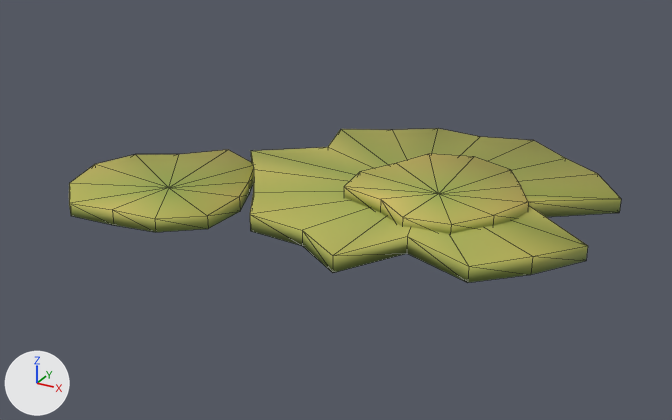
Two versions of the glTF model public/assets/flora/lichen.lod2.glb, one commit apart.
Camera for both pictures: a 50 mm lens placed at (0.249, -0.583, 0.265), pointed at (-0.057, -0.028, -0.013). The axes (+X, +Y, +Z) are drawn at lower left. The lights are the same throughout. The older version comes first. Mesh edges are drawn as thin lines.

Objects in the first picture: 'lichen_s1_lod2'.
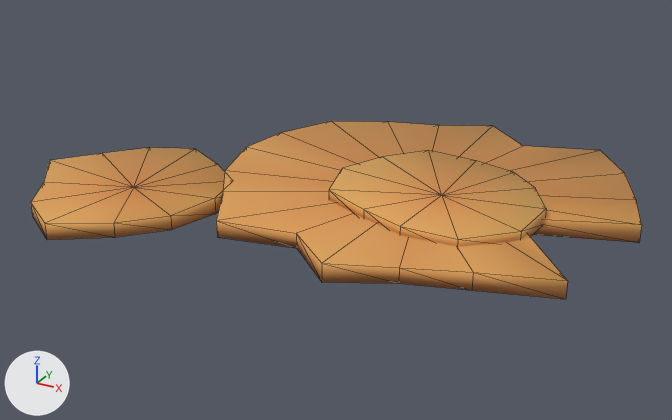
What differs and where, as boxes [x1, y1, x2, y2] in the pictures (672 x 420 px; the box of a moved part takes in the faces that stretch with it):
'lichen_s1_lod2', reshaped, recoloured (11% wider, 15% taller)
    before: [69, 128, 621, 283]
    after: [31, 121, 642, 299]
part 1 of me_lichen_s1_lod2, moved or reshaped
    before: [69, 128, 621, 283]
    after: [31, 121, 642, 299]
part 2 of me_lichen_s1_lod2, recoloured
    before: [69, 128, 621, 283]
    after: [31, 121, 642, 299]
part 3 of me_lichen_s1_lod2, recoloured
    before: [69, 159, 618, 283]
    after: [31, 204, 638, 299]

The change in detail:
me_lichen_s1_lod2 is used by ob_lichen_s1_lod2; location (0.0, 0.0, 0.0).
me_lichen_s1_lod2 had 94 vertices, 176 faces and spanned x -0.237..0.133, y -0.148..0.129, z -0.002..0.016.
me_lichen_s1_lod2 now has 94 vertices, 176 faces and spans x -0.273..0.156, y -0.185..0.147, z -0.002..0.015.
me_lichen_s1_lod2 part 1: 92 of 94 vertices moved; they spanned x -0.237..0.133, y -0.148..0.129, z -0.002..0.016 and now span x -0.273..0.156, y -0.185..0.147, z -0.002..0.015; mean shift (-0.007, -0.005, 0.0); largest move (0.076, 0.0, 0.011) -> (0.156, 0.0, 0.011).
me_lichen_s1_lod2 part 2: 104 faces centred in x -0.234..0.124, y -0.146..0.122, z 0.002..0.014 are repainted in the vertex colours; the middle colour goes from yellow #cccb63 to orange #f7b362.
me_lichen_s1_lod2 part 3: 72 faces centred in x -0.23..0.125, y -0.147..0.125, z -0.002..0.004 are repainted in the vertex colours; the middle colour goes from green #839b49 to orange #c87941.
